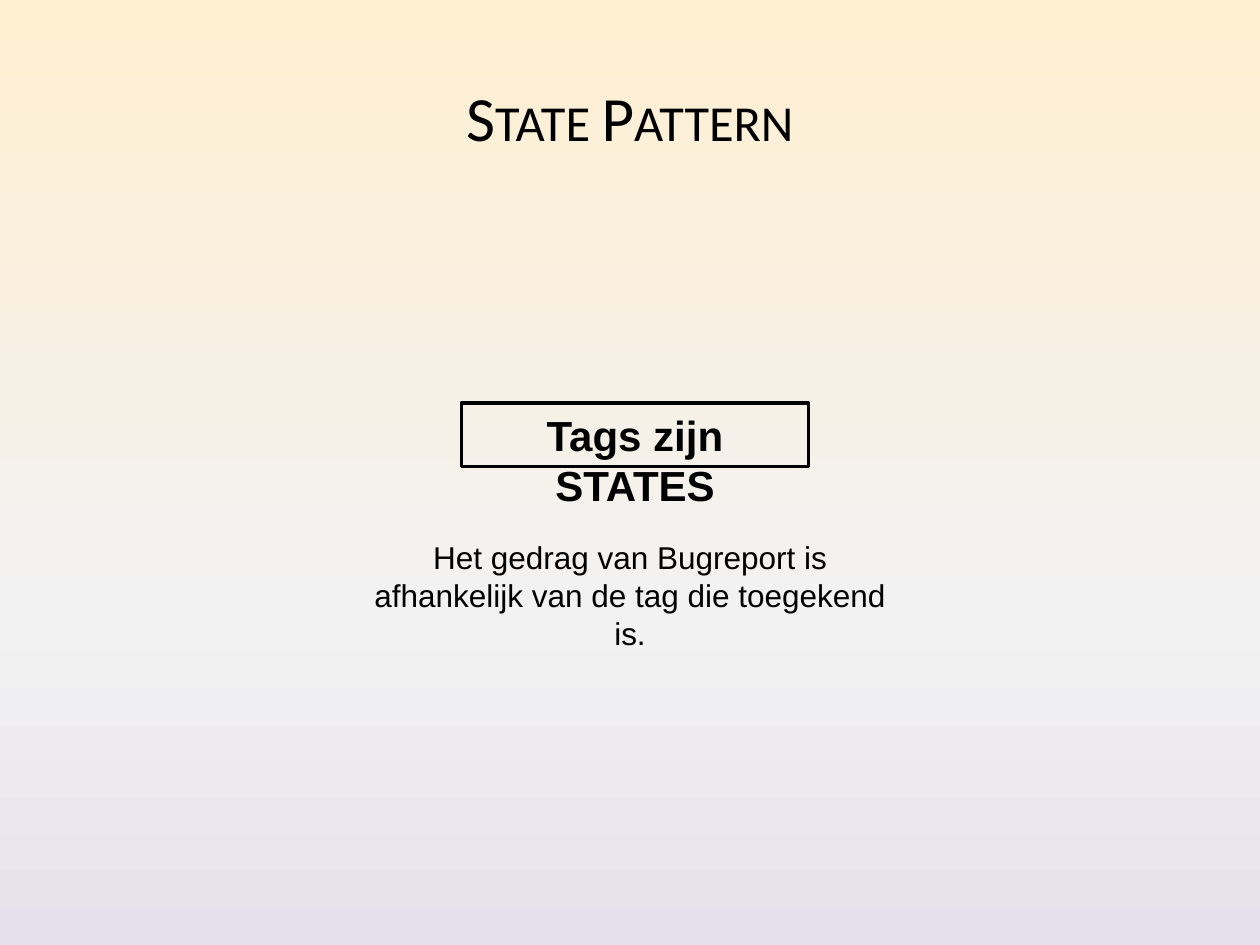
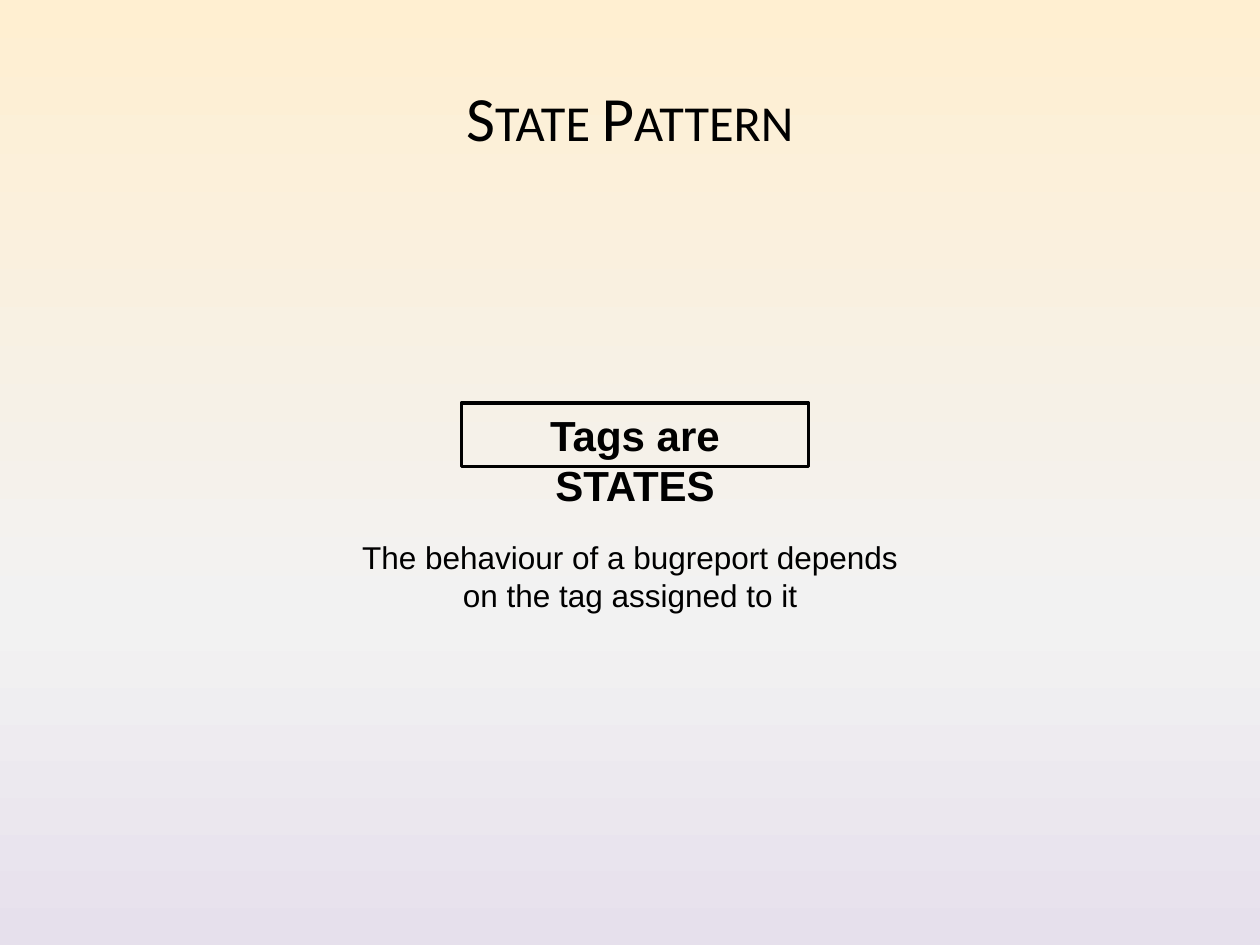
Before and after one commit to Nickelium/Software-Development, a slide deck: slide 7 of Presentaties/Iteratie 2/SWOP Presentatie 2 Inhoud.pptx. Drawn at 1260x945 pixels with LibreOffice and Linux fonts; fonts in the diff are those of the drawing. Boxes give left, top, right and bottom in pixels: in the first picture for what was removed or moved away, otherwise in the second. Text is boxed around its words. In the diff, an @@ line names an element or a change of style, - is before the commit and + after.

Commit message:
Presentatie in engels

```diff
--- a/Presentaties/Iteratie 2/SWOP Presentatie 2 Inhoud.pptx
+++ b/Presentaties/Iteratie 2/SWOP Presentatie 2 Inhoud.pptx
@@ text in rectangle at [550, 422, 720, 502]: text changed @@
-Tags zijn STATES
+Tags are STATES
@@ text at [362, 546, 898, 613]: text changed @@
-Het gedrag van Bugreport is afhankelijk van de tag die toegekend is.
+The behaviour of a bugreport depends on the tag assigned to it
```
